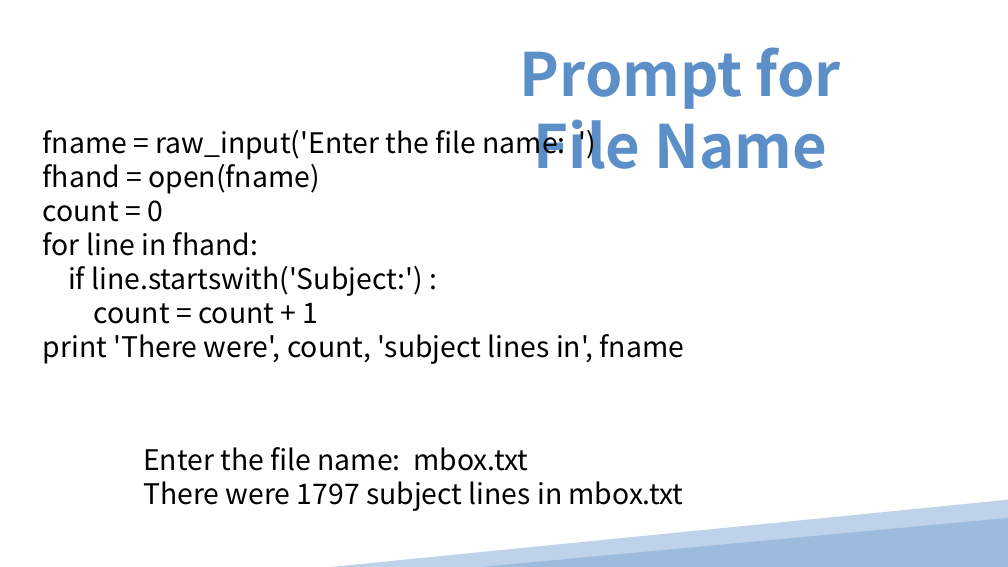
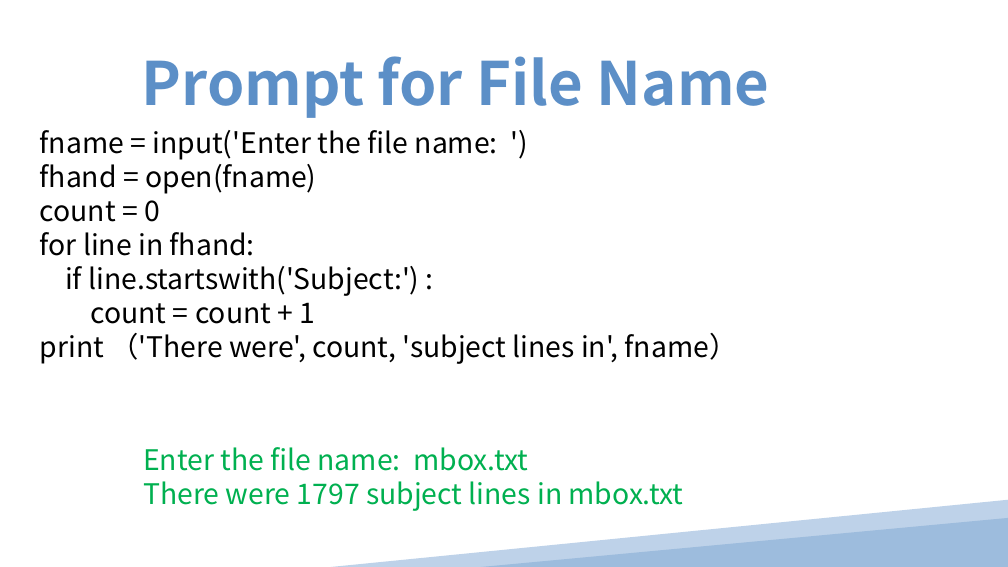
Before and after one commit to pinglee0/py, a slide deck: slide 14 of Chapter 10.ppt. Drawn at 1008x567 pixels with LibreOffice and Linux fonts; fonts in the diff are those of the drawing. Boxes give left, top, right and bottom in pixels: in the first picture for what was removed or moved away, otherwise in the second. Text is boxed around its words. In the diff, an @@ line names an element or a change of style, - is before the commit and + after.

```diff
--- a/Chapter 10.ppt
+++ b/Chapter 10.ppt
@@ title "Prompt for File Name" rewrapped from <box>520,47,841,169</box> to <box>142,56,770,118</box> @@
@@ text at <box>40,130,498,160</box>: text changed @@
-fname = raw_input('Enter the file name: ')
+fname = input('Enter the file name: ')
@@ text at <box>40,333,738,364</box>: text changed @@
-print 'There were', count, 'subject lines in', fname
+print （'There were', count, 'subject lines in', fname）
@@ text "Enter the file name: mbox.txt" at <box>143,447,684,511</box>: text colour #000000 to #00B050 @@
```
Also in this commit, not shown: 11 other slides changed, 21 other files.
